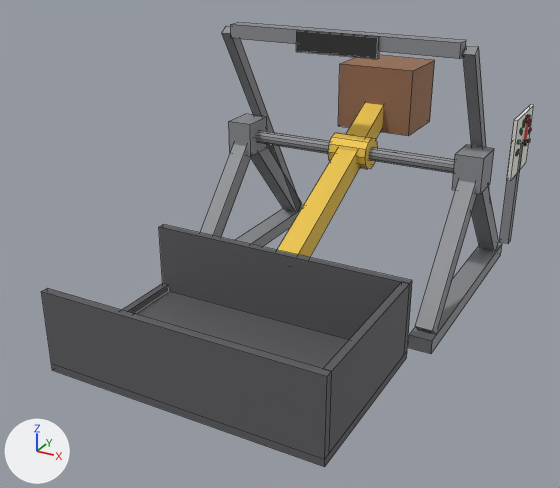
Two versions of the Blender file game/assets/models/machines/logistics/source/catapult.blend, one commit apart.
Both versions are drawn from a 50 mm camera at (3.24, -2.72, 2.71) aimed at (0.82, 1.68, 0.51). The axes (+X, +Y, +Z) are drawn at lower left. The lights are the same throughout. The older version comes first. Mesh edges are drawn as thin lines on the coarser meshes.

The first picture shows 'Arm', 'Frame' and 1 more.
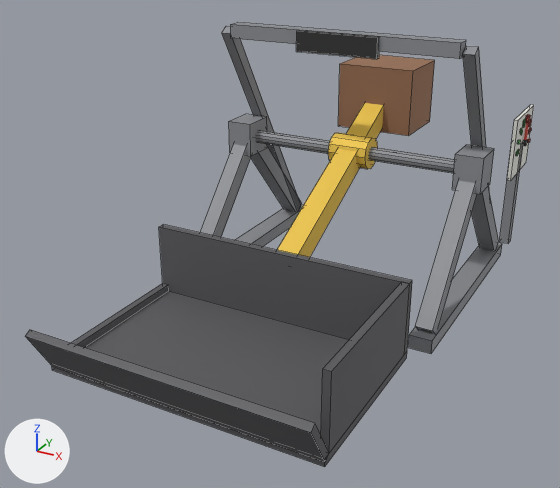
Boxes (x1, y1, x2, y2) around the edits, measured in the pictures (560 x 488 px; the box of a moved part takes in the faces that stretch with it):
'Arm', reshaped: before (41, 55, 435, 467); after (25, 55, 435, 467)
part 1 of me_arm, moved or reshaped: before (41, 288, 332, 459); after (25, 330, 329, 461)

The change in detail:
me_arm is used by ob_arm; location (1.0, 2.5, 1.0).
me_arm had 80 vertices, 56 faces and spanned x -0.98..0.9, y -2.3..0.88, z -0.95..0.56.
me_arm now has 80 vertices, 56 faces and spans x -0.98..0.9, y -2.47..0.88, z -0.95..0.56.
Part 1, on me_arm:
Vertex 48 of me_arm moves from (-0.98, -2.3, -0.9) at pixel (51, 363) to (-0.98, -2.29, -0.93) at pixel (52, 366).
Vertex 49 of me_arm moves from (0.9, -2.3, -0.9) at pixel (324, 459) to (0.9, -2.29, -0.93) at pixel (325, 462).
Vertex 52 of me_arm moves from (-0.98, -2.3, -0.4) at pixel (41, 291) to (-0.98, -2.47, -0.62) at pixel (25, 336).
Vertex 53 of me_arm moves from (0.9, -2.3, -0.4) at pixel (327, 376) to (0.9, -2.47, -0.62) at pixel (311, 432).
Vertex 54 of me_arm moves from (0.9, -2.25, -0.4) at pixel (331, 371) to (0.9, -2.42, -0.6) at pixel (315, 423).
Vertex 55 of me_arm moves from (-0.98, -2.25, -0.4) at pixel (47, 288) to (-0.98, -2.42, -0.6) at pixel (29, 329).
